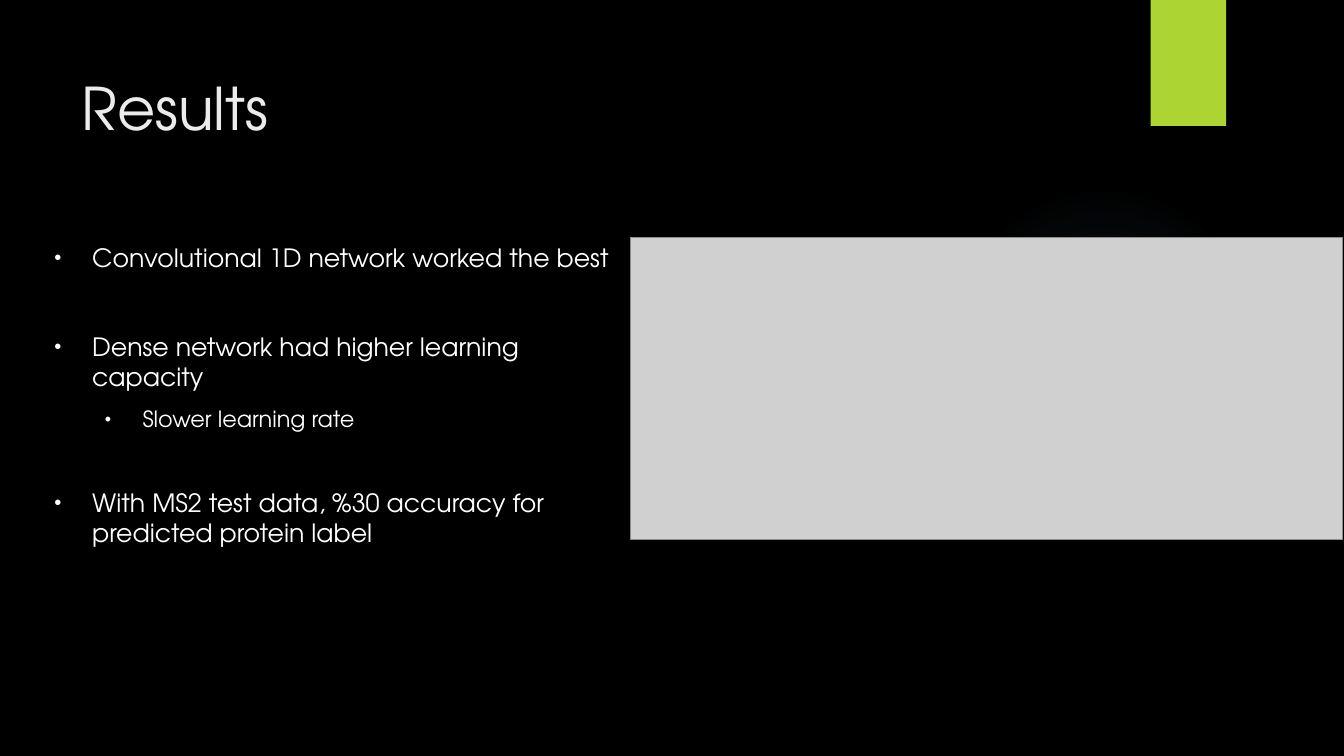
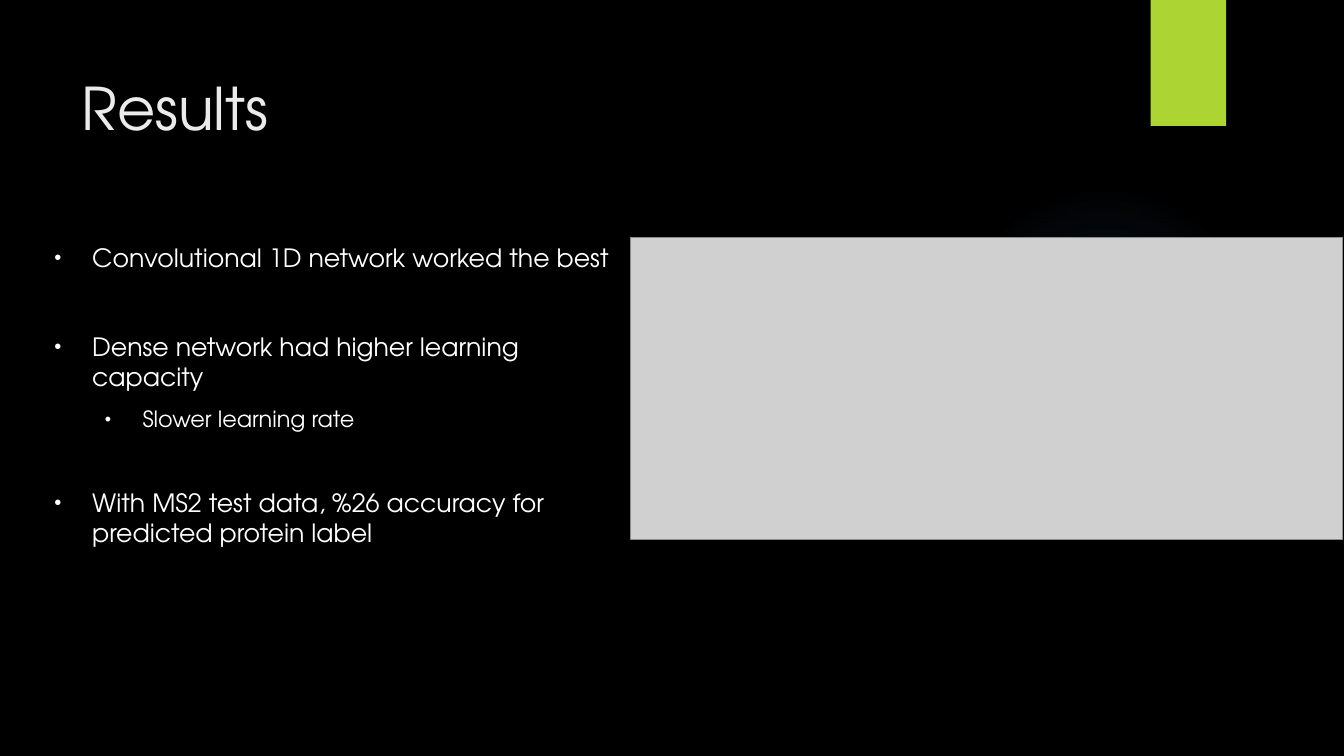
Before and after one commit to jkubath/MS2-Embeddings, a slide deck: slide 7 of Group7.pptx. Drawn at 1344x756 pixels with LibreOffice and Linux fonts; fonts in the diff are those of the drawing; grey boxes stand for pictures; background and template pictures are left out. Boxes give left, top, right and bottom in pixels: in the first picture for what was removed or moved away, otherwise in the second. Text is boxed around its words. In the diff, an @@ line names an element or a change of style, - is before the commit and + after.

Commit message:
Added results pictures to presentation

```diff
--- a/Group7.pptx
+++ b/Group7.pptx
@@ subtitle at (92,493,544,547): text changed @@
-• With MS2 test data, %30 accuracy for predicted protein label
+• With MS2 test data, %26 accuracy for predicted protein label
```
Also in this commit, not shown: 1 slide added.
